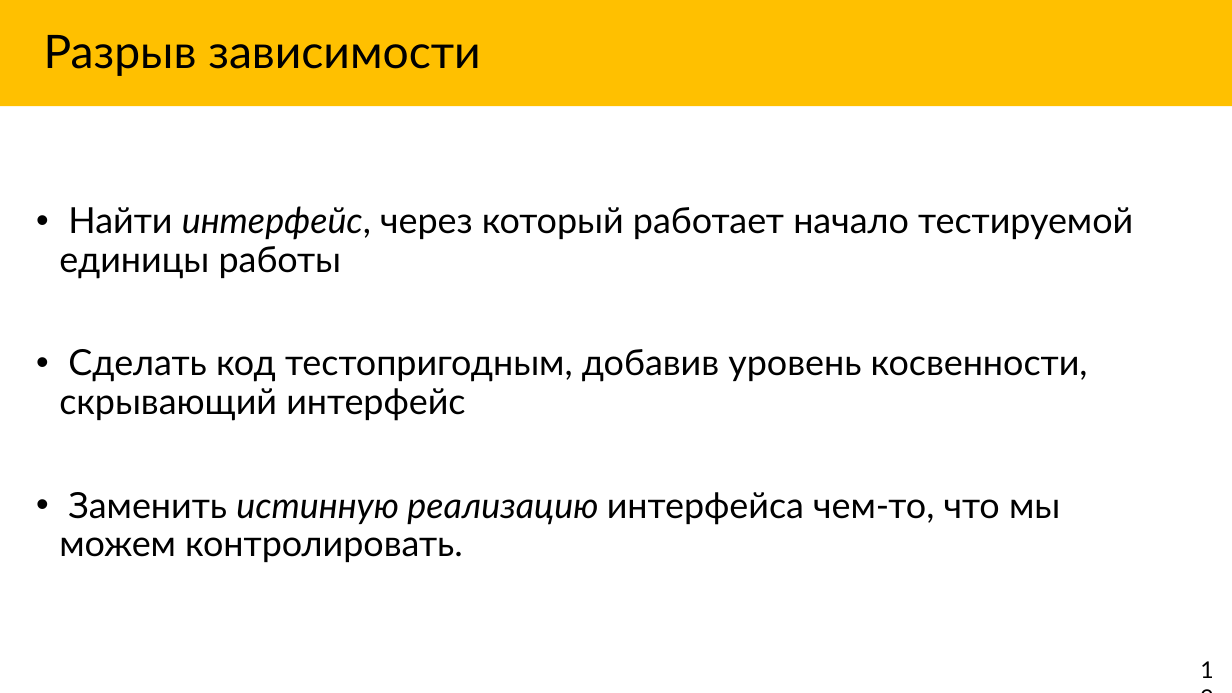
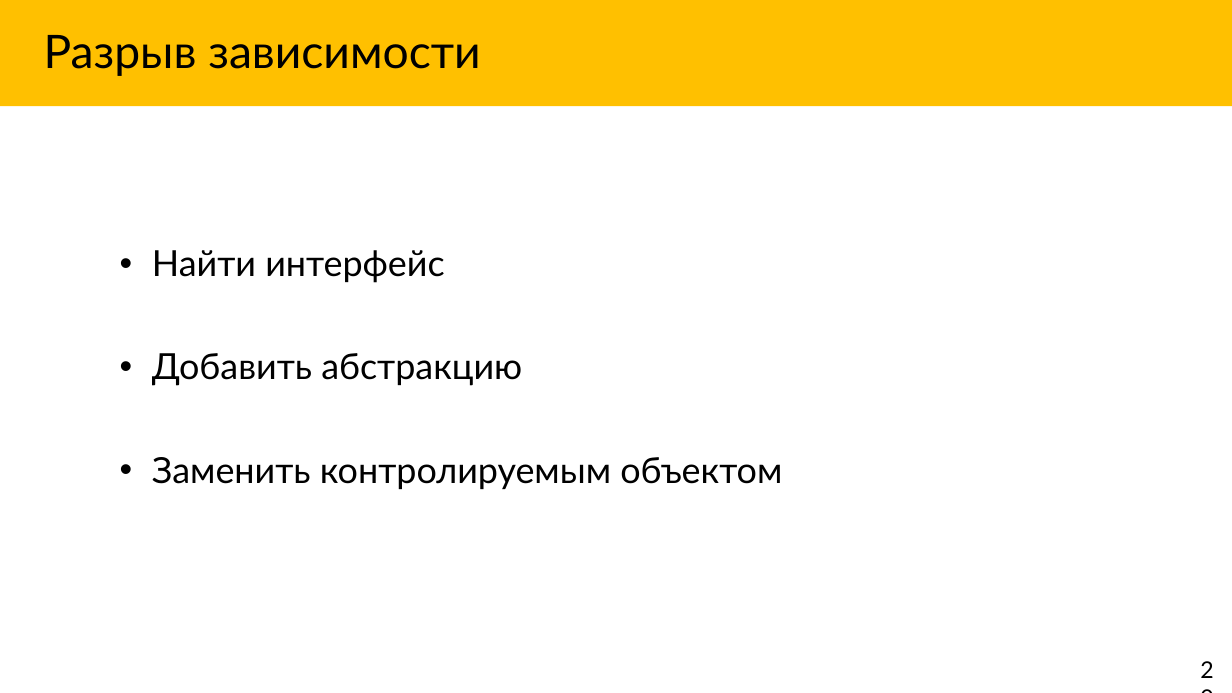
Before and after one commit to Markeli/BugsStrikesBack, a slide deck: slide 20 of docs/Markelow.UnitTests.pptx. Drawn at 1232x693 pixels with LibreOffice and Linux fonts; fonts in the diff are those of the drawing. Boxes give left, top, right and bottom in pixels: in the first picture for what was removed or moved away, otherwise in the second. Text is boxed around its words. In the diff, an @@ line names an element or a change of style, - is before the commit and + after.

```diff
--- a/docs/Markelow.UnitTests.pptx
+++ b/docs/Markelow.UnitTests.pptx
@@ text at [152,250,782,489]: text changed @@
-• Найти интерфейс, через который работает начало тестируемой единицы работы
-• Сделать код тестопригодным, добавив уровень косвенности, скрывающий интерфейс
-• Заменить истинную реализацию интерфейса чем-то, что мы
-  можем контролировать.
+• Найти интерфейс
+• Добавить абстракцию
+• Заменить контролируемым объектом
@@ text at [1191,651,1232,688]: text changed @@
-19
+20
```
Also in this commit, not shown: 26 other slides changed, 7 slides added, 3 slides removed, 10 other files.
